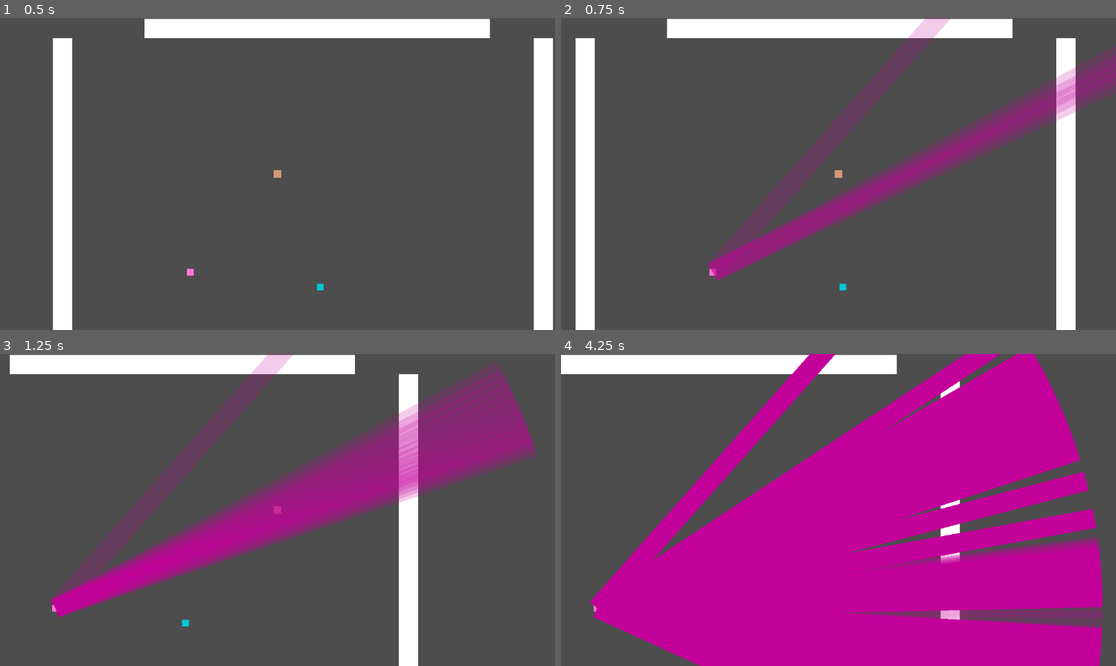
Above: before the commit, frames 1-4 (two rows, left to right).
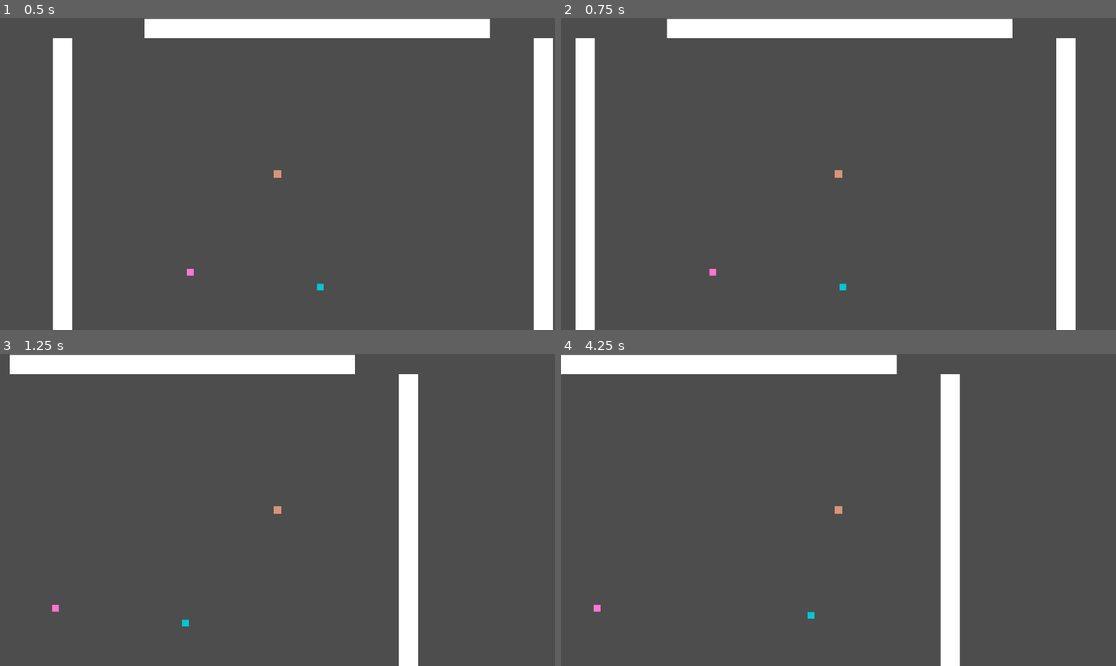
Above: after the commit, the same moments.

Repository: Simon014/PSLR2-Dungeon-Danmaku-Engine
Game: Godot game, scene res://RootScene.tscn
Same seed, same stepped clock (60 frames per second), same inputs: the game is played once before the commit and once after it.
Inputs (mouse positions are in pixels of both pictures, inside the frame that each line leads up to):
- Up to frame 1 (0.5 s): no input
- Up to frame 2 (0.75 s): tap Enter at 0.5 s; move the mouse to (960, 158) at 0.52 s; hold D (right) from 0.53 s (still down); tap 1 (SPAttack1) at 0.6 s
- Up to frame 3 (1.25 s): keep holding D (right)
- Up to frame 4 (4.25 s): move the mouse to (727, 525) at 1.27 s; release D (right) at 1.28 s; hold S (down) 1.28-2.03 s; tap 1 (SPAttack1) every 0.75 s from 1.35 to 3.6 s; move the mouse to (894, 441) at 2.02 s; hold D (right) 2.03-2.78 s; move the mouse to (810, 572) at 2.77 s; hold W (up) 2.78-3.53 s; move the mouse to (1005, 556) at 3.52 s; hold A (left) from 3.53 s (still down)

Frame 1 is identical in both runs. In frame 2, 6.6% of the frame differs, in the area x 26-100%, y 0-85%; in frame 3, 16%; in frame 4, 61%, in the area x 5-98%, y 0-100%.
Error in both runs: Invalid assignment of property or key 'split' with value of type 'int' on a base object of type 'CharacterBody2D (bullet.gd)'. (res://Entities/player/PlayerCon…

Commit message:
Atk Shape saving
after this is done, then combine both bullets and shapes to get attacks.

Diff:
--- a/pslr-2-dungeon-danmaku-engine/DDEcore/AttackResources/AttackPatterns/CSFullBase.gd
+++ /dev/null
@@ -1 +0,0 @@
-extends Resource
--- /dev/null
+++ b/pslr-2-dungeon-danmaku-engine/DDEcore/AttackResources/AttackShapes/ShapeBase.gd
@@ -0,0 +1,9 @@
+extends Resource
+class_name Shape
+#stores attack mode, and shape configuration.
+@export_enum("Directional", "Cartesian") var Type: String
+@export_enum("Full", "Iterative") var Mode: String = "Full"
+@export var MathFunction: String
+@export var Var1: int
+@export var var2: int
+@export var CartesianPositionAim: Vector2 = Vector2.ZERO
--- /dev/null
+++ b/pslr-2-dungeon-danmaku-engine/DDEcore/AttackResources/Attacks/Attack.gd
@@ -0,0 +1,4 @@
+extends Resource
+class_name Attack
+
+@export var bullet: Bullet
--- a/pslr-2-dungeon-danmaku-engine/DDEcore/AttackResources/Bullets/Bullet.gd
+++ b/pslr-2-dungeon-danmaku-engine/DDEcore/AttackResources/Bullets/Bullet.gd
@@ -8,7 +8,7 @@
 @export var acceleration = 0.0
 @export var friendly = false
 @export_group("visuals")
-@export_file_path(".png") var image: String
+@export_file_path(".png") var image: String = "res://Entities/bullets/Images/DebugBullet.png"
 @export var color = Color(1.0, 1.0, 1.0, 1.0)
 
 func Create(ExecutorObject: CharacterBody2D,direction: Vector2) -> CharacterBody2D:
--- a/pslr-2-dungeon-danmaku-engine/DDEcore/core_dungeon_engine.gd
+++ b/pslr-2-dungeon-danmaku-engine/DDEcore/core_dungeon_engine.gd
@@ -1,19 +1,20 @@
 extends Node
 
+
 class AttackHandler:
+	var MathHandler = Expression.new()
 	#this function graphs the full cartesian plane attack, in the domain [-bullet_number, bullet_number]. function can be scaled using multiplier.
-	func CSAttackFull(executorObject: CharacterBody2D, Position: Vector2, Bullet_Type: Bullet, Bullet_number: int, Function: Callable, Multiplier: int, AimToPosition = null):
+	func CSAttackFull(executorObject: CharacterBody2D, Position: Vector2, Bullet_Type: Bullet, Bullet_number: int, Function: String, Multiplier: int, AimToPosition = null):
 		for i in range(-Bullet_number, Bullet_number):
 			if i == 0:
 				i += 1
-			var NewPosition = Vector2(Position.x - i*Multiplier,Position.y - Function.call(i)*Multiplier )
+			var NewPosition = Vector2(Position.x - i*Multiplier,Position.y - MathHandler.parse(Function)*Multiplier )
 			var NewBullet = Bullet_Type.Create(executorObject,Vector2.DOWN)
 			NewBullet.position = NewPosition
 			if AimToPosition:
 				NewBullet.direction = NewBullet.position.direction_to(AimToPosition)
 			else:
 				NewBullet.direction = Bullet_Type.direction
-			executorObject.get_parent().add_child(NewBullet)
 			pass
 
 	#this function graphs a single point of a Cartesian plane attack. bullet_number specifies the input value of the function, not range. it is up to the executor object
--- a/pslr-2-dungeon-danmaku-engine/Entities/enemy/enemy.gd
+++ b/pslr-2-dungeon-danmaku-engine/Entities/enemy/enemy.gd
@@ -4,7 +4,7 @@
 var frametime
 var isdead
 
-@export var bullet: Bullet = null
+@export var shape: Shape = null
 
 #combat info
 var defence = 10
@@ -34,8 +34,8 @@
 	pass
 	#this function will load current dungeon variables in RAM. for now it does nothing.
 
-func attack():
-	bullet.Create(self, position.direction_to(get_global_mouse_position()))
+func attack1():
+	#attack.Execute(self, position.direction_to(get_global_mouse_position()))
 	pass
 
 func _on_atkcd_timeout() -> void:
@@ -48,7 +48,7 @@
 
 func _on_tick_timeout() -> void:
 	if AttackIterating != 0:
-		attack()
+		attack1()
 	if (health < 0):
 		isdead = true
 		health = 0
@@ -67,11 +67,11 @@
 	if (SlowRemaining > 0):
 		SlowRemaining -= 1
 
-	if (AtkLowerRemaining > 0):
-		AtkLowerRemaining -= 1
-		atk = attack * coreGlobalConst.lowatk
-	else:
-		atk = attack
+	#if (AtkLowerRemaining > 0):
+		#AtkLowerRemaining -= 1
+		#atk = attack * coreGlobalConst.lowatk
+	#else:
+		#atk = attack
 
 	if (DefLowerRemaining > 0):
 		DefLowerRemaining -= 1
--- a/pslr-2-dungeon-danmaku-engine/RootScene.tscn
+++ b/pslr-2-dungeon-danmaku-engine/RootScene.tscn
@@ -4,18 +4,16 @@
 [ext_resource type="PackedScene" uid="uid://cgtr8wu6fmp36" path="res://Entities/player/Player.tscn" id="1_vw6t8"]
 [ext_resource type="PackedScene" uid="uid://dmcsko740rpui" path="res://Entities/partner/Partner.tscn" id="3_y8vh0"]
 [ext_resource type="PackedScene" uid="uid://plarhlsmydmo" path="res://Entities/enemy/enemy.tscn" id="4_p6tge"]
-[ext_resource type="Script" uid="uid://2qhm7aos5e31" path="res://DDEcore/AttackResources/Bullets/lazer.gd" id="5_u0r43"]
+[ext_resource type="Script" uid="uid://dw6tlb0c7mt7y" path="res://DDEcore/AttackResources/AttackShapes/ShapeBase.gd" id="5_u0r43"]
 
 [sub_resource type="RectangleShape2D" id="RectangleShape2D_y8vh0"]
 size = Vector2(62, 756)
 
 [sub_resource type="Resource" id="Resource_my0u7"]
 script = ExtResource("5_u0r43")
-width = 1
-warningTime = 1
-damage = 100.0
-color = Color(0.7681307, 6.3725114e-05, 0.6080311, 1)
-metadata/_custom_type_script = "uid://2qhm7aos5e31"
+Type = "Cartesian"
+MathFunction = "x"
+metadata/_custom_type_script = "uid://dw6tlb0c7mt7y"
 
 [node name="RootScene" type="Node2D" unique_id=534867270]
 script = ExtResource("1_03604")
@@ -82,4 +80,4 @@
 
 [node name="Enemy" parent="." unique_id=76727699 instance=ExtResource("4_p6tge")]
 position = Vector2(388, 458)
-bullet = SubResource("Resource_my0u7")
+shape = SubResource("Resource_my0u7")
Not shown, removed: pslr-2-dungeon-danmaku-engine/DDEcore/AttackResources/AttackPatterns/CSFullBase.gd.uid
Not shown, added: pslr-2-dungeon-danmaku-engine/DDEcore/AttackResources/AttackShapes/ShapeBase.gd.uid
Not shown, added: pslr-2-dungeon-danmaku-engine/DDEcore/AttackResources/Attacks/Attack.gd.uid
